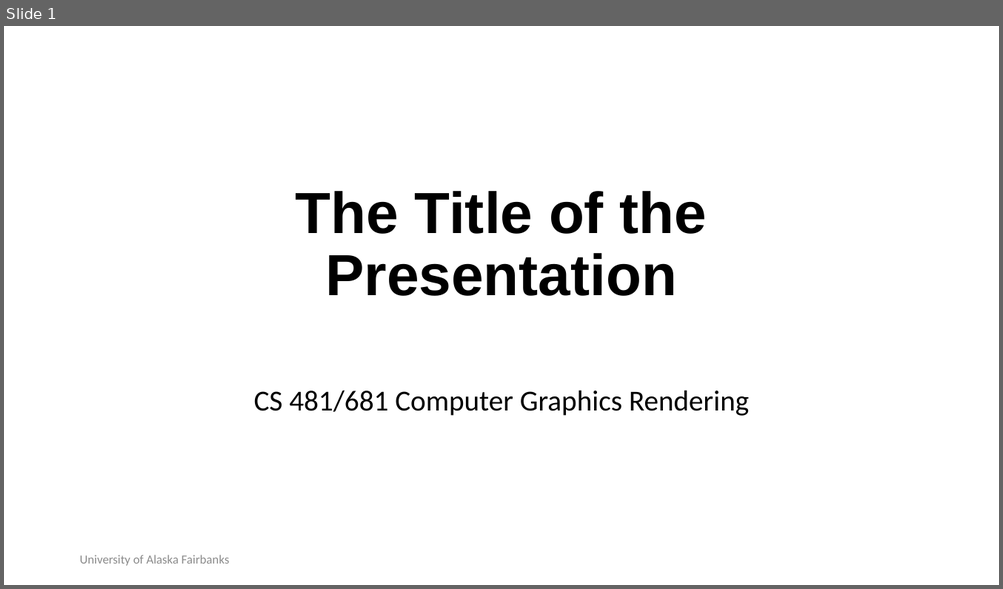
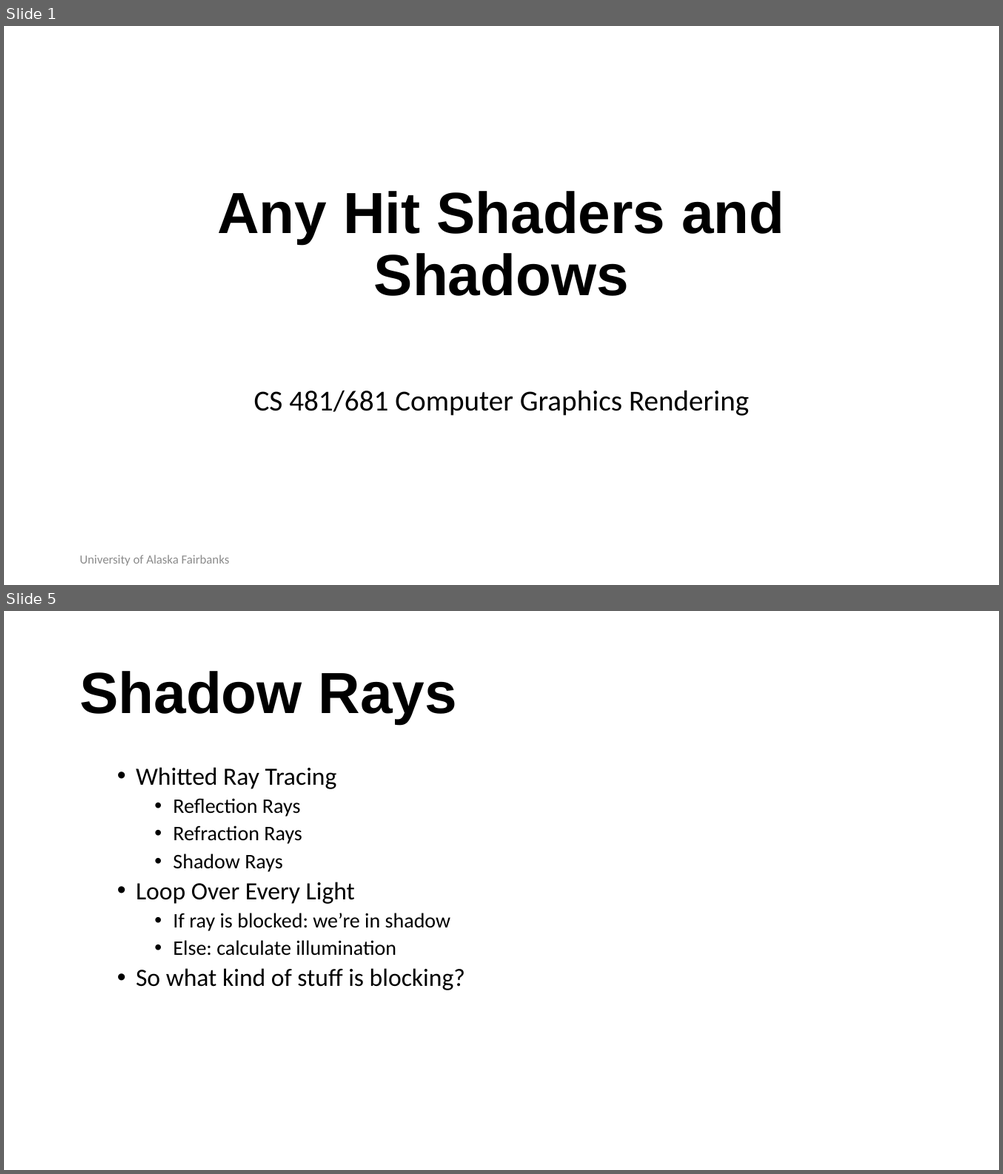
Before and after one commit to RahidZaman/cs481681-cgr, a slide deck: slides/pptx/week05.pptx. Shown one above the other, each under a label of ours: slide 1 before the commit, slides 1 and 5 after it; the slides between them are not shown. The pictures are 1003x589 and 1003x1174 pixels, drawn with LibreOffice and Linux fonts; fonts in the diff are those of the drawing; background and template pictures are left out. Boxes give left, top, right and bottom in pixels: in the first picture for what was removed or moved away, otherwise in the second. Text is boxed around its words. In the diff, an @@ line names an element or a change of style, - is before the commit and + after.

```diff
--- a/slides/pptx/week05.pptx
+++ b/slides/pptx/week05.pptx
@@ slide 5 added at [4, 611, 999, 1170], background #FFFFFF @@
@@ title added at [79, 671, 457, 725], 56 pt, text #000000, bold @@
+Shadow Rays
@@ text added at [136, 767, 465, 991], 20 pt, text #000000 @@
+  • Whitted Ray Tracing
+    • Reflection Rays
+    • Refraction Rays
+    • Shadow Rays
+  • Loop Over Every Light
+    • If ray is blocked: we’re in shadow
+    • Else: calculate illumination
+  • So what kind of stuff is blocking?
@@ slide 1 changed as well @@
@@ title at [217, 191, 784, 296]: text changed @@
-The Title of the Presentation
+Any Hit Shaders and Shadows
```
Also in this commit, not shown: 1 other slide changed, 5 other slides added, 2 slides removed, 9 other files.
